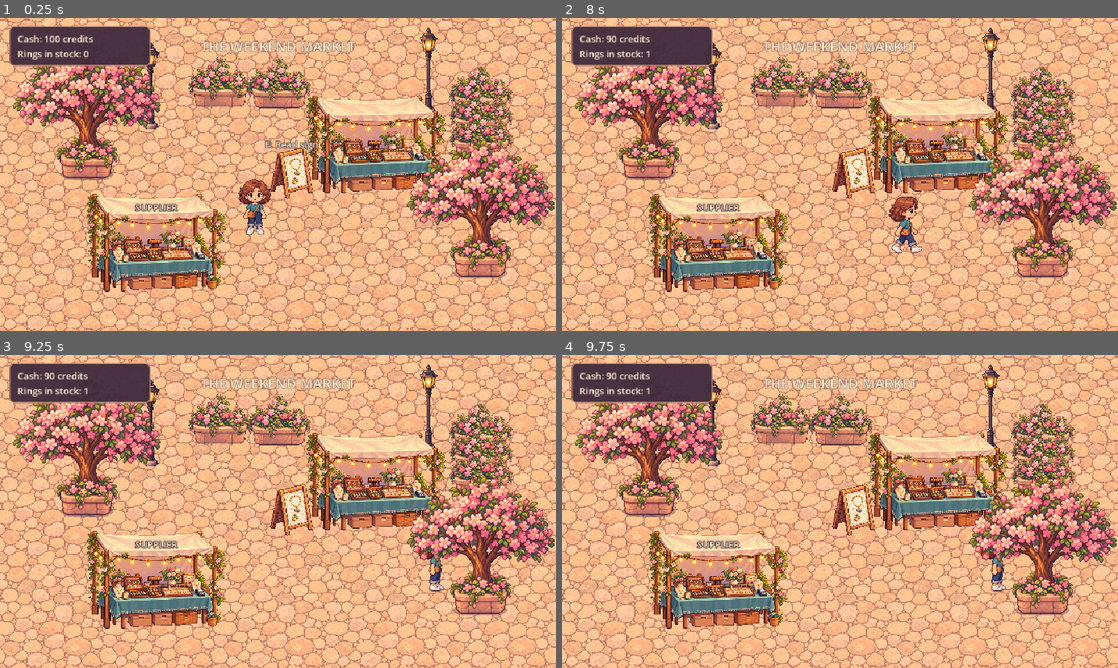
Above: before the commit, frames 1-4 (two rows, left to right).
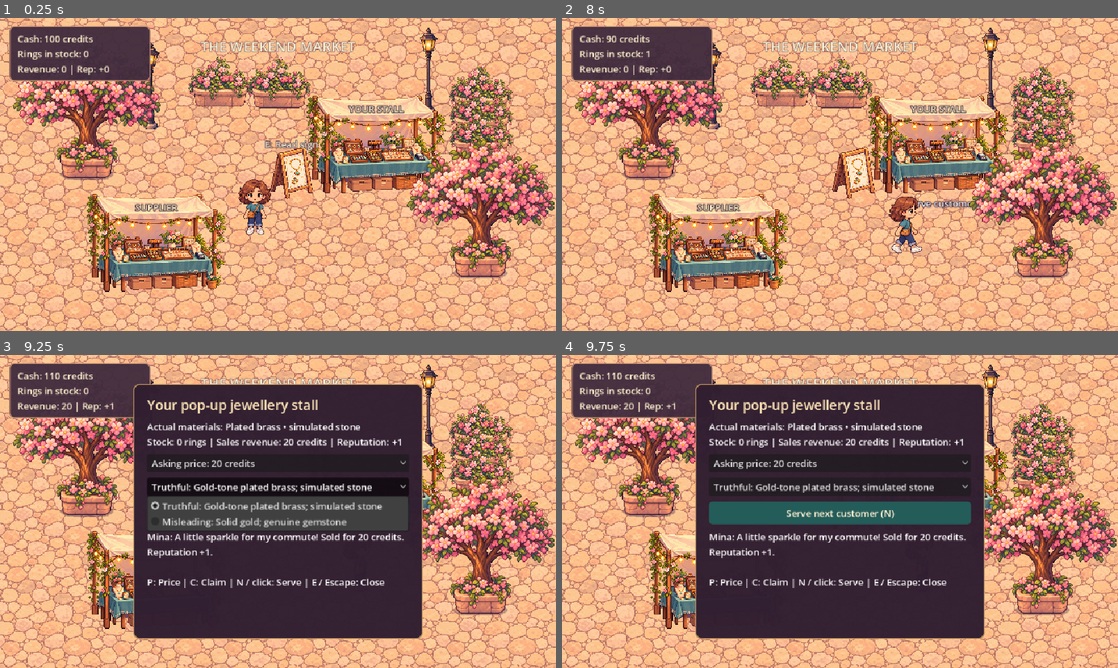
Above: after the commit, the same moments.

Repository: Cytrance/Jeweler
Game: Godot game, scene res://scenes/main.tscn
Two runs of this game, one before a commit and one after it. Both use one fixed random seed, a clock stepped at 60 frames per second and the inputs below.
Inputs (mouse positions are in pixels of both pictures, inside the frame that each line leads up to):
- Up to frame 1 (0.25 s): no input
- Up to frame 2 (8 s): tap Enter at 0.5, 2, 4.25 s; move the mouse to (812, 237) at 0.52 s; hold E (interact) 0.53-1.28 s; hold W (move_up) 0.53-2.03 s; click (812, 237) at 0.67 s; tap P (cycle_price, bound only after the commit) at 0.8, 1.35, 3.8, 7.55 s; tap Space at 1.25, 2.75, 5.75 s; move the mouse to (1006, 221) at 1.27 s; click (1006, 221) at 1.42 s; tap N (serve_customer, bound only after the commit) at 1.55, 4.55, 6.6 s; move the mouse to (673, 127) at 2.02 s; hold N (serve_customer, bound only after the commit) 2.03-2.78 s; hold A (move_left) 2.03-3.53 s; click (673, 127) at 2.17 s; tap C (toggle_claim, bound only after the commit) at 2.3, 2.85, 6.05 s; move the mouse to (867, 174) at 2.77 s; click (867, 174) at 2.92 s; tap E (interact) at 3.05, 4.35, 6.8 s; move the mouse to (756, 96) at 3.52 s; hold S (move_down) 3.53-4.28 s; hold B (buy_stock) 3.53-4.28 s; click (756, 96) at 3.67 s; tap Escape (ui_cancel) at 4.15 s; move the mouse to (962, 158) at 4.27 s; hold D (move_right) 4.28-5 s; click (962, 158) at 4.42 s; click "Buy 1 ring — 10 credits (B)" at 5 s; move the mouse to (728, 190) at 5.77 s; hold W (move_up) 5.78-6.53 s; hold P (cycle_price, bound only after the commit) 5.78-6.53 s; click (728, 190) at 5.92 s; move the mouse to (895, 105) at 6.52 s; hold D (move_right) from 6.53 s (still down); click (895, 105) at 6.67 s; move the mouse to (812, 237) at 7.27 s; hold C (toggle_claim, bound only after the commit) from 7.28 s (still down); click (812, 237) at 7.42 s
- Up to frame 3 (9.25 s): move the mouse to (444, 558) at 8.02 s; release C (toggle_claim, bound only after the commit) at 8.03 s; tap E (interact) at 8.1 s; click (444, 558) at 8.17 s; tap N (serve_customer, bound only after the commit) at 8.3 s; release D (move_right) at 8.75 s; click (278, 486) at 8.75 s, where only the run after the commit has a clickable "Truthful: Gold-tone plated br…"
- Up to frame 4 (9.75 s): click (840, 511) at 9.5 s, where only the run after the commit has a clickable "Serve next customer (N)"

The runs differ from the first frame. In frame 1, 1.5% of the frame differs, in the area x 1-73%, y 14-31%; in frame 2, 1.7%; in frame 3, 43%, in the area x 1-80%, y 5-91%; in frame 4, 43%.

Commit message:
Add customer sales with independent prices and claims

Diff:
--- a/jewel-rpg/project.godot
+++ b/jewel-rpg/project.godot
@@ -59,6 +59,20 @@
 ]
 }
 
+serve_customer={
+"deadzone": 0.2,
+"events": [Object(InputEventKey,"physical_keycode":78)]
+}
+
+cycle_price={
+"deadzone": 0.2,
+"events": [Object(InputEventKey,"physical_keycode":80)]
+}
+toggle_claim={
+"deadzone": 0.2,
+"events": [Object(InputEventKey,"physical_keycode":67)]
+}
+
 [physics]
 
 3d/physics_engine="Jolt Physics"
--- a/jewel-rpg/scenes/main.tscn
+++ b/jewel-rpg/scenes/main.tscn
@@ -4,7 +4,7 @@
 [ext_resource type="PackedScene" path="res://scenes/props/price_board.tscn" id="2_sign"]
 [ext_resource type="SpriteFrames" path="res://assets/player/founder_frames.tres" id="3_player_frames"]
 [ext_resource type="PackedScene" path="res://scenes/market.tscn" id="4_market"]
-[ext_resource type="PackedScene" path="res://scenes/props/jewellery_stall.tscn" id="5_stall"]
+[ext_resource type="PackedScene" path="res://scenes/props/sales_counter.tscn" id="5_stall"]
 [ext_resource type="PackedScene" path="res://scenes/props/flower_planter.tscn" id="6_planter"]
 
 [ext_resource type="PackedScene" path="res://scenes/props/flowering_tree.tscn" id="7_tree"]
@@ -41,6 +41,8 @@
 
 [node name="Obstacle" parent="." unique_id=35722720 instance=ExtResource("5_stall")]
 position = Vector2(650, 270)
+player_path = NodePath("../PlayerPlaceholder")
+business_state_path = NodePath("../BusinessState")
 
 [node name="Sign" parent="." unique_id=1383773037 instance=ExtResource("2_sign")]
 position = Vector2(503, 278)
--- /dev/null
+++ b/jewel-rpg/scenes/props/sales_counter.tscn
@@ -0,0 +1,140 @@
+[gd_scene load_steps=8 format=3]
+
+[ext_resource type="Script" path="res://scripts/sales_counter.gd" id="1"]
+[ext_resource type="PackedScene" path="res://scenes/props/jewellery_stall.tscn" id="2"]
+
+[sub_resource type="CircleShape2D" id="Range"]
+radius = 128.0
+
+[sub_resource type="StyleBoxFlat" id="PanelStyle"]
+bg_color = Color(0.19, 0.12, 0.19, 0.98)
+border_width_left = 2
+border_width_top = 2
+border_width_right = 2
+border_width_bottom = 2
+border_color = Color(0.71, 0.55, 0.35, 1)
+corner_radius_top_left = 10
+corner_radius_top_right = 10
+corner_radius_bottom_left = 10
+corner_radius_bottom_right = 10
+
+[sub_resource type="StyleBoxFlat" id="BuyNormal"]
+content_margin_top = 8.0
+content_margin_bottom = 8.0
+bg_color = Color(0.14, 0.36, 0.35, 1)
+corner_radius_top_left = 6
+corner_radius_top_right = 6
+corner_radius_bottom_left = 6
+corner_radius_bottom_right = 6
+
+[sub_resource type="StyleBoxFlat" id="BuyHover"]
+content_margin_top = 8.0
+content_margin_bottom = 8.0
+bg_color = Color(0.2, 0.46, 0.43, 1)
+corner_radius_top_left = 6
+corner_radius_top_right = 6
+corner_radius_bottom_left = 6
+corner_radius_bottom_right = 6
+
+[sub_resource type="StyleBoxFlat" id="BuyPressed"]
+content_margin_top = 8.0
+content_margin_bottom = 8.0
+bg_color = Color(0.1, 0.27, 0.27, 1)
+corner_radius_top_left = 6
+corner_radius_top_right = 6
+corner_radius_bottom_left = 6
+corner_radius_bottom_right = 6
+
+[node name="SalesCounter" type="Area2D"]
+collision_layer = 0
+collision_mask = 1
+script = ExtResource("1")
+
+[node name="Stall" parent="." instance=ExtResource("2")]
+
+[node name="CollisionShape2D" type="CollisionShape2D" parent="."]
+shape = SubResource("Range")
+
+[node name="Title" type="Label" parent="."]
+offset_left = -85.0
+offset_top = -125.0
+offset_right = 85.0
+offset_bottom = -100.0
+theme_override_colors/font_color = Color(1, 0.94, 0.77, 1)
+theme_override_colors/font_outline_color = Color(0.22, 0.14, 0.22, 1)
+theme_override_constants/outline_size = 5
+text = "YOUR STALL"
+horizontal_alignment = 1
+
+[node name="Prompt" type="Label" parent="."]
+visible = false
+offset_left = -85.0
+offset_top = 38.0
+offset_right = 85.0
+offset_bottom = 62.0
+theme_override_colors/font_outline_color = Color(0.22, 0.14, 0.22, 1)
+theme_override_constants/outline_size = 5
+text = "E: Serve customers"
+horizontal_alignment = 1
+
+[node name="UILayer" type="CanvasLayer" parent="."]
+layer = 2
+
+[node name="Panel" type="PanelContainer" parent="UILayer"]
+visible = false
+anchor_left = 0.5
+anchor_top = 0.5
+anchor_right = 0.5
+anchor_bottom = 0.5
+offset_left = -250.0
+offset_top = -220.0
+offset_right = 250.0
+offset_bottom = 220.0
+theme_override_styles/panel = SubResource("PanelStyle")
+
+[node name="Margin" type="MarginContainer" parent="UILayer/Panel"]
+layout_mode = 2
+theme_override_constants/margin_left = 22
+theme_override_constants/margin_top = 18
+theme_override_constants/margin_right = 22
+theme_override_constants/margin_bottom = 18
+
+[node name="Rows" type="VBoxContainer" parent="UILayer/Panel/Margin"]
+layout_mode = 2
+theme_override_constants/separation = 10
+
+[node name="Heading" type="Label" parent="UILayer/Panel/Margin/Rows"]
+layout_mode = 2
+theme_override_font_sizes/font_size = 23
+theme_override_colors/font_color = Color(1, 0.9, 0.72, 1)
+text = "Your pop-up jewellery stall"
+
+[node name="Details" type="Label" parent="UILayer/Panel/Margin/Rows"]
+layout_mode = 2
+
+[node name="Price" type="OptionButton" parent="UILayer/Panel/Margin/Rows"]
+layout_mode = 2
+focus_mode = 0
+
+[node name="Claim" type="OptionButton" parent="UILayer/Panel/Margin/Rows"]
+layout_mode = 2
+focus_mode = 0
+
+[node name="Serve" type="Button" parent="UILayer/Panel/Margin/Rows"]
+layout_mode = 2
+focus_mode = 0
+theme_override_colors/font_color = Color(1, 0.94, 0.82, 1)
+theme_override_colors/font_hover_color = Color(1, 0.96, 0.86, 1)
+theme_override_colors/font_pressed_color = Color(1, 0.94, 0.82, 1)
+theme_override_styles/normal = SubResource("BuyNormal")
+theme_override_styles/hover = SubResource("BuyHover")
+theme_override_styles/pressed = SubResource("BuyPressed")
+
+[node name="Feedback" type="Label" parent="UILayer/Panel/Margin/Rows"]
+layout_mode = 2
+autowrap_mode = 2
+custom_minimum_size = Vector2(450, 68)
+
+[node name="Help" type="Label" parent="UILayer/Panel/Margin/Rows"]
+layout_mode = 2
+text = "P: Price | C: Claim | N / click: Serve | E / Escape: Close"
--- a/jewel-rpg/scripts/business_hud.gd
+++ b/jewel-rpg/scripts/business_hud.gd
@@ -12,4 +12,6 @@
 	_refresh()
 
 func _refresh() -> void:
-	summary.text = "Cash: %d credits\nRings in stock: %d" % [state.cash, state.stock]
+	summary.text = "Cash: %d credits\nRings in stock: %d\nRevenue: %d | Rep: %+d" % [state.cash, state.stock, state.revenue, state.reputation]
+	if state.reserved_cash() > 0:
+		summary.text += "\nAvailable: %d | Held: %d" % [state.available_cash(), state.reserved_cash()]
--- a/jewel-rpg/scripts/business_state.gd
+++ b/jewel-rpg/scripts/business_state.gd
@@ -5,6 +5,41 @@
 @export var economy: Resource
 var cash: int = 0
 var stock: int = 0
+var revenue: int = 0
+var reputation: int = 0
+var pending_refunds: Array[int] = []
+
+func reserved_cash() -> int:
+	var total := 0
+	for amount in pending_refunds:
+		total += amount
+	return total
+
+func available_cash() -> int:
+	return cash - reserved_cash()
+
+func serve_customer(price: int, misleading: bool) -> Dictionary:
+	# Price and claim are independent. Actual materials never change.
+	if economy == null or not price in economy.sale_prices:
+		return {"sold": false, "message": "Choose one of the listed prices first."}
+	if stock <= 0:
+		return {"sold": false, "message": "Mina: Lovely display. Does the invisible ring come in my size? Buy stock first."}
+	var maximum: int = economy.misleading_customer_max if misleading else economy.truthful_customer_max
+	if price > maximum:
+		return {"sold": false, "message": "Mina: %d credits? My lunch budget objects! At most %d for that description. No sale." % [price, maximum]}
+	stock -= 1
+	cash += price
+	revenue += price
+	if misleading:
+		pending_refunds.append(price)
+	else:
+		reputation += economy.truthful_reputation_gain
+	changed.emit()
+	var message := "Mina: A little sparkle for my commute! Sold for %d credits. Reputation +%d." % [price, economy.truthful_reputation_gain]
+	if misleading:
+		message = "Mina: Real gold? What a deal! Sold for %d credits. A complaint is scheduled; %d credits are held for its refund." % [price, price]
+	return {"sold": true, "message": message}
+
 
 func _ready() -> void:
 	if economy == null:
@@ -14,7 +49,7 @@
 
 func purchase_one() -> bool:
 	# The state owns the transaction: UI cannot subtract cash or create stock.
-	if economy == null or economy.unit_cost <= 0 or cash < economy.unit_cost:
+	if economy == null or economy.unit_cost <= 0 or available_cash() < economy.unit_cost:
 		return false
 	cash -= economy.unit_cost
 	stock += 1
--- a/jewel-rpg/scripts/economy_config.gd
+++ b/jewel-rpg/scripts/economy_config.gd
@@ -1,7 +1,15 @@
 extends Resource
 
-# Dummy values for the first purchasing milestone; tune here, not in UI code.
+# Dummy business values; tune here, not in UI code.
 @export var starting_cash: int = 100
 @export var unit_cost: int = 10
 @export var product_name: String = "Imitation ring"
 @export var materials: String = "Plated brass • simulated stone"
+
+@export var sale_prices: PackedInt32Array = PackedInt32Array([15, 20, 30])
+@export var default_sale_price: int = 20
+@export var truthful_customer_max: int = 20
+@export var misleading_customer_max: int = 30
+@export var truthful_claim: String = "Gold-tone plated brass; simulated stone"
+@export var misleading_claim: String = "Solid gold; genuine gemstone"
+@export var truthful_reputation_gain: int = 1
--- /dev/null
+++ b/jewel-rpg/scripts/sales_counter.gd
@@ -0,0 +1,90 @@
+extends Area2D
+
+@export var player_path: NodePath
+@export var business_state_path: NodePath
+@onready var player = get_node_or_null(player_path) if not player_path.is_empty() else null
+@onready var state = get_node_or_null(business_state_path) if not business_state_path.is_empty() else null
+@onready var panel: PanelContainer = $UILayer/Panel
+@onready var prompt: Label = $Prompt
+@onready var details: Label = $UILayer/Panel/Margin/Rows/Details
+@onready var feedback: Label = $UILayer/Panel/Margin/Rows/Feedback
+@onready var serve_button: Button = $UILayer/Panel/Margin/Rows/Serve
+@onready var price_choice: OptionButton = $UILayer/Panel/Margin/Rows/Price
+@onready var claim_choice: OptionButton = $UILayer/Panel/Margin/Rows/Claim
+var player_nearby := false
+var configured := false
+
+func _ready() -> void:
+	panel.hide()
+	prompt.hide()
+	configured = player != null and state != null and state.economy != null
+	if not configured:
+		push_warning("SalesCounter needs player_path and business_state_path linked to configured nodes.")
+		return
+	body_entered.connect(_on_body_entered)
+	body_exited.connect(_on_body_exited)
+	state.changed.connect(_refresh)
+	serve_button.pressed.connect(_serve)
+	for price in state.economy.sale_prices:
+		price_choice.add_item("Asking price: %d credits" % price, price)
+		if price == state.economy.default_sale_price:
+			price_choice.select(price_choice.item_count - 1)
+	claim_choice.add_item("Truthful: " + state.economy.truthful_claim)
+	claim_choice.add_item("Misleading: " + state.economy.misleading_claim)
+	_refresh()
+
+func _on_body_entered(body: Node2D) -> void:
+	if body == player:
+		player_nearby = true
+		prompt.visible = not panel.visible
+
+func _on_body_exited(body: Node2D) -> void:
+	if body == player:
+		player_nearby = false
+		_set_open(false)
+		prompt.hide()
+
+func _unhandled_input(event: InputEvent) -> void:
+	if not configured:
+		return
+	if event.is_action_pressed("interact", false):
+		if panel.visible:
+			_set_open(false)
+		elif player_nearby and not player.movement_locked:
+			_set_open(true)
+		else:
+			return
+	elif panel.visible and event.is_action_pressed("ui_cancel", false):
+		_set_open(false)
+	elif panel.visible and event.is_action_pressed("cycle_price", false):
+		price_choice.select((price_choice.selected + 1) % price_choice.item_count)
+	elif panel.visible and event.is_action_pressed("toggle_claim", false):
+		claim_choice.select(1 - claim_choice.selected)
+	elif panel.visible and event.is_action_pressed("serve_customer", false):
+		_serve()
+	else:
+		return
+	get_viewport().set_input_as_handled()
+
+func _set_open(open: bool) -> void:
+	var owned_lock := panel.visible
+	panel.visible = open
+	if is_instance_valid(player) and (open or owned_lock):
+		player.movement_locked = open
+	prompt.visible = player_nearby and not open
+	if open:
+		feedback.text = "Customer: Mina, commuter and enthusiastic bargain hunter. Choose a price and claim, then serve her."
+		_refresh()
+
+func _serve() -> void:
+	if not configured or not panel.visible or not player_nearby:
+		return
+	var price := price_choice.get_selected_id()
+	var result: Dictionary = state.serve_customer(price, claim_choice.selected == 1)
+	feedback.text = result.message
+
+func _refresh() -> void:
+	details.text = "Actual materials: %s\nStock: %d rings | Sales revenue: %d credits | Reputation: %+d" % [state.economy.materials, state.stock, state.revenue, state.reputation]
+	if state.reserved_cash() > 0:
+		details.text += "\nAvailable cash: %d | Held for refunds: %d\nComplaint pending; refund money is protected." % [state.available_cash(), state.reserved_cash()]
+	serve_button.text = "Serve next customer (N)"
--- a/jewel-rpg/scripts/supplier_counter.gd
+++ b/jewel-rpg/scripts/supplier_counter.gd
@@ -70,8 +70,10 @@
 	if state.purchase_one():
 		feedback.text = "Bought one imitation ring. Your empire now fits in a pocket."
 	else:
-		feedback.text = "Not enough cash: you need %d credits for one ring." % state.economy.unit_cost
+		feedback.text = "Not enough cash: need %d available credits. Available: %d; held for refunds: %d." % [state.economy.unit_cost, state.available_cash(), state.reserved_cash()]
 
 func _refresh() -> void:
 	details.text = "%s\n%s\nCost: %d credits each\nCash: %d credits   |   Stock: %d rings" % [state.economy.product_name, state.economy.materials, state.economy.unit_cost, state.cash, state.stock]
+	if state.reserved_cash() > 0:
+		details.text += "\nAvailable: %d credits | Held for refunds: %d" % [state.available_cash(), state.reserved_cash()]
 	buy_button.text = "Buy 1 ring — %d credits (B)" % state.economy.unit_cost
--- a/jewel-rpg/tests/verify_market.gd
+++ b/jewel-rpg/tests/verify_market.gd
@@ -22,7 +22,7 @@
 	root.add_child(scene)
 	var player = scene.get_node("PlayerPlaceholder")
 	var stall = scene.get_node("Obstacle")
-	var half_height: float = stall.get_node("CollisionShape2D").shape.size.y / 2.0 + player.get_node("CollisionShape2D").shape.size.y / 2.0
+	var half_height: float = stall.get_node("Stall/CollisionShape2D").shape.size.y / 2.0 + player.get_node("CollisionShape2D").shape.size.y / 2.0
 	await frames(3)
 	# The horizontal tabletop must block above and below, not just its short sides.
 	player.position = stall.position + Vector2(0, -140)
--- a/jewel-rpg/tests/verify_market_art.gd
+++ b/jewel-rpg/tests/verify_market_art.gd
@@ -45,7 +45,7 @@
 	var scene := packed.instantiate()
 	root.add_child(scene)
 	var ground := scene.get_node("Market/Ground") as TileMapLayer
-	var stall := scene.get_node("Obstacle/Visual") as Sprite2D
+	var stall := scene.get_node("Obstacle/Stall/Visual") as Sprite2D
 	var board := scene.get_node("Sign/Visual") as Sprite2D
 	check(ground.tile_set != null and ground.get_used_cells().size() == 15, "ground has 5 by 3 persisted editable cells")
 	var cell_size: Vector2 = Vector2(ground.tile_set.tile_size) * ground.scale
--- a/jewel-rpg/tests/verify_movement.gd
+++ b/jewel-rpg/tests/verify_movement.gd
@@ -68,7 +68,7 @@
 
 	# Infer contact from actual scene geometry, so a resized stall is checked correctly.
 	var obstacle = scene.get_node("Obstacle")
-	var obstacle_collider = obstacle.get_node("CollisionShape2D")
+	var obstacle_collider = obstacle.get_node("Stall/CollisionShape2D")
 	var player_collider = player.get_node("CollisionShape2D")
 	var half_width: float = obstacle_collider.shape.size.x / 2.0 + player_collider.shape.size.x / 2.0
 	var left_contact: float = obstacle.position.x + obstacle_collider.position.x - half_width
--- /dev/null
+++ b/jewel-rpg/tests/verify_sales.gd
@@ -0,0 +1,150 @@
+extends SceneTree
+
+var checks := 0
+var failures := 0
+var transactions := 0
+
+func check(ok: bool, label: String) -> void:
+	checks += 1
+	if not ok:
+		failures += 1
+		push_error("FAIL: " + label)
+
+func _initialize() -> void:
+	_run.call_deferred()
+
+func frames(count: int = 2) -> void:
+	for index in count:
+		await physics_frame
+		await process_frame
+
+func key(code: int, echo: bool = false) -> void:
+	var event := InputEventKey.new()
+	event.physical_keycode = code
+	event.keycode = code
+	event.pressed = true
+	event.echo = echo
+	root.push_input(event)
+	event = InputEventKey.new()
+	event.physical_keycode = code
+	event.keycode = code
+	root.push_input(event)
+
+func click(button: Control) -> void:
+	var point := button.get_global_rect().get_center()
+	var motion := InputEventMouseMotion.new()
+	motion.position = point
+	root.push_input(motion, true)
+	for pressed in [true, false]:
+		var event := InputEventMouseButton.new()
+		event.position = point
+		event.button_index = MOUSE_BUTTON_LEFT
+		event.pressed = pressed
+		root.push_input(event, true)
+	await frames()
+
+func _run() -> void:
+	var scene = load("res://scenes/main.tscn").instantiate()
+	root.add_child(scene)
+	await frames()
+	var state = scene.get_node("BusinessState")
+	var player = scene.get_node("PlayerPlaceholder")
+	var sales = scene.get_node("Obstacle")
+	var supplier = scene.get_node("SupplierCounter")
+	var sign = scene.get_node("Sign")
+	var visual = player.get_node("Visual")
+	var hud = scene.get_node("BusinessHUD/Panel/Margin/Summary")
+	state.changed.connect(func(): transactions += 1)
+	check(sales.price_choice.get_selected_id() == 20 and sales.claim_choice.selected == 0, "default price20 and truthful claim")
+	var result: Dictionary = state.serve_customer(20, false)
+	check(not result.sold and state.cash == 100 and state.stock == 0 and transactions == 0, "no stock rejection changes nothing")
+	state.stock = 10
+	result = state.serve_customer(25, false)
+	check(not result.sold and state.cash == 100 and state.stock == 10, "unlisted price rejected without mutation")
+	for price in [15, 20, 30]:
+		var before_cash: int = state.cash
+		var before_stock: int = state.stock
+		var before_rep: int = state.reputation
+		var before_transactions := transactions
+		result = state.serve_customer(price, false)
+		if price <= 20:
+			check(result.sold and state.cash == before_cash + price and state.stock == before_stock - 1 and state.reputation == before_rep + 1, "truthful sale accepted at %d" % price)
+		else:
+			check(not result.sold and state.cash == before_cash and state.stock == before_stock and state.reputation == before_rep and transactions == before_transactions, "truthful overpriced rejection changes nothing")
+	for price in [15, 20, 30]:
+		var before_cash: int = state.cash
+		var before_rep: int = state.reputation
+		var before_held: int = state.reserved_cash()
+		result = state.serve_customer(price, true)
+		check(result.sold and state.cash == before_cash + price and state.reputation == before_rep and state.reserved_cash() == before_held + price, "misleading sale reserves full refund at %d" % price)
+	check(state.revenue == 100 and state.economy.materials == "Plated brass • simulated stone", "revenue totals accepted sales; claims never change actual materials")
+	state.cash = state.reserved_cash() + 9
+	var before_stock: int = state.stock
+	check(not state.purchase_one() and state.stock == before_stock and state.available_cash() == 9, "supplier cannot spend protected refunds")
+	state.cash += 1
+	check(state.purchase_one() and state.available_cash() == 0 and state.cash == state.reserved_cash(), "purchase spends exact available cash preserving refunds")
+	check(hud.text.contains("Available: 0") and hud.text.contains("Held: 65"), "HUD signal displays reservation consistently")
+	key(KEY_N)
+	check(state.stock == before_stock + 1, "closed sales panel ignores serve key")
+	# Walk into the preserved founder stall from its reachable right side.
+	player.position = Vector2(790, 270)
+	Input.action_press("move_left")
+	await frames(22)
+	Input.action_release("move_left")
+	await frames()
+	check(player.position.x >= 755 and player.position.x <= 760 and sales.player_nearby, "founder stall remains solid and sales range is reachable")
+	Input.action_press("move_down")
+	await frames(2)
+	key(KEY_E)
+	check(sales.panel.visible and player.movement_locked and not visual.is_playing(), "sales opens and immediately stops walk animation")
+	var held_position: Vector2 = player.position
+	await frames()
+	check(player.position == held_position, "sales panel freezes held movement")
+	key(KEY_E, true)
+	check(sales.panel.visible, "interact echo cannot close sales")
+	var before_transactions := transactions
+	key(KEY_N)
+	check(transactions == before_transactions + 1 and sales.feedback.text.contains("Sold for 20"), "one N press produces one truthful sale")
+	key(KEY_N, true)
+	check(transactions == before_transactions + 1, "serve echo produces no repeated transaction")
+	check(sales.details.text.contains(state.economy.materials), "sales panel always shows actual materials")
+	await click(sales.serve_button)
+	check(transactions == before_transactions + 2, "real GUI click produces one sale")
+	key(KEY_P)
+	check(sales.price_choice.get_selected_id() == 30 and sales.claim_choice.selected == 0, "P changes price independently from claim")
+	key(KEY_P, true)
+	check(sales.price_choice.get_selected_id() == 30, "price echo cannot cycle twice")
+	key(KEY_C)
+	check(sales.claim_choice.selected == 1 and sales.price_choice.get_selected_id() == 30, "C changes claim independently from price")
+	key(KEY_C, true)
+	check(sales.claim_choice.selected == 1, "claim echo cannot toggle twice")
+	key(KEY_N)
+	check(sales.feedback.text.contains("complaint") and sales.details.text.contains("Held for refunds"), "misleading GUI sale reports protected future complaint")
+	key(KEY_ESCAPE)
+	await frames()
+	check(not sales.panel.visible and not player.movement_locked and player.position.y > held_position.y and visual.is_playing(), "closing sales resumes held movement")
+	Input.action_release("move_down")
+	player.position = sales.position + Vector2(0, 80)
+	await frames()
+	key(KEY_E)
+	check(sales.panel.visible, "sales reopens while nearby")
+	player.position = Vector2(440, 350)
+	await frames(4)
+	check(not sales.panel.visible and not player.movement_locked and not sales.prompt.visible, "range exit closes owned sales lock")
+	player.position = supplier.position + Vector2(106, 0)
+	await frames(4)
+	key(KEY_E)
+	sales._on_body_exited(player)
+	key(KEY_N)
+	check(supplier.panel.visible and player.movement_locked and not sales.panel.visible, "inactive sales cannot unlock or transact through supplier")
+	key(KEY_ESCAPE)
+	player.position = sign.position + Vector2(-60, 0)
+	await frames(4)
+	key(KEY_E)
+	sales._on_body_exited(player)
+	check(sign.dialogue.visible and player.movement_locked, "inactive sales preserves existing board lock")
+	key(KEY_ESCAPE)
+	scene.queue_free()
+	await frames()
+	print("Sales checks: %d passed, %d failed" % [checks - failures, failures])
+	quit(1 if failures else 0)
Not shown, added: jewel-rpg/scripts/sales_counter.gd.uid
Not shown, added: jewel-rpg/tests/verify_sales.gd.uid
Not shown, added: docs/customer-sales.md
Not shown, changed: docs/game-design.md
Not shown, changed: docs/player-animation.md
Not shown, changed: docs/roadmap.md
Not shown, changed: docs/stock-purchases.md
